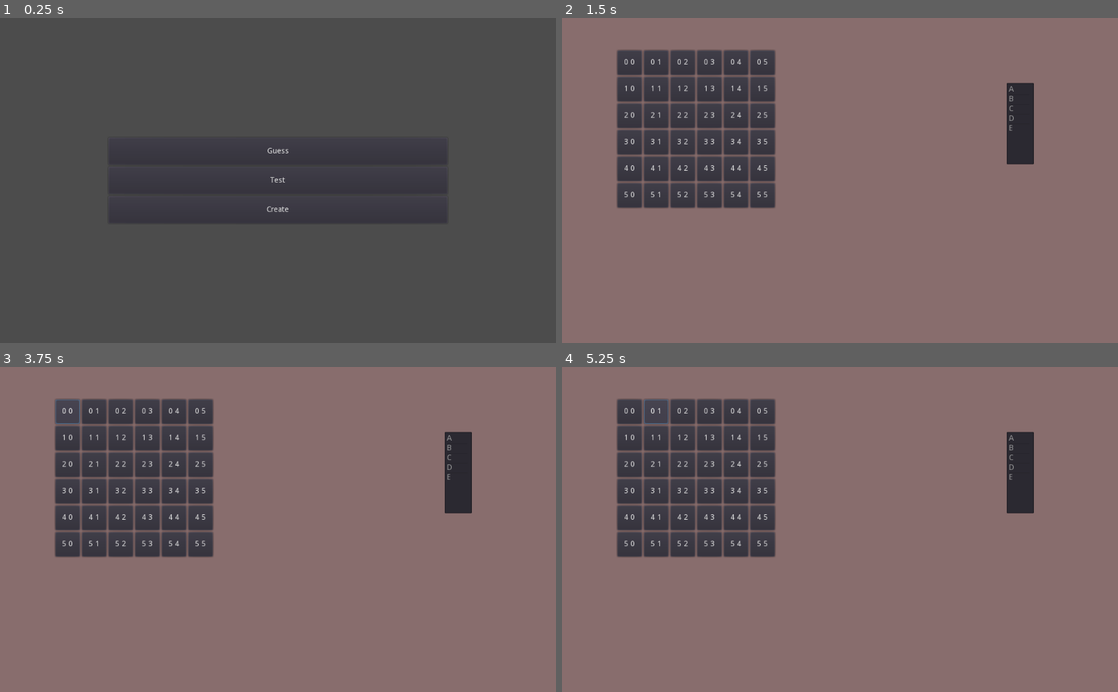
Above: before the commit, frames 1-4 (two rows, left to right).
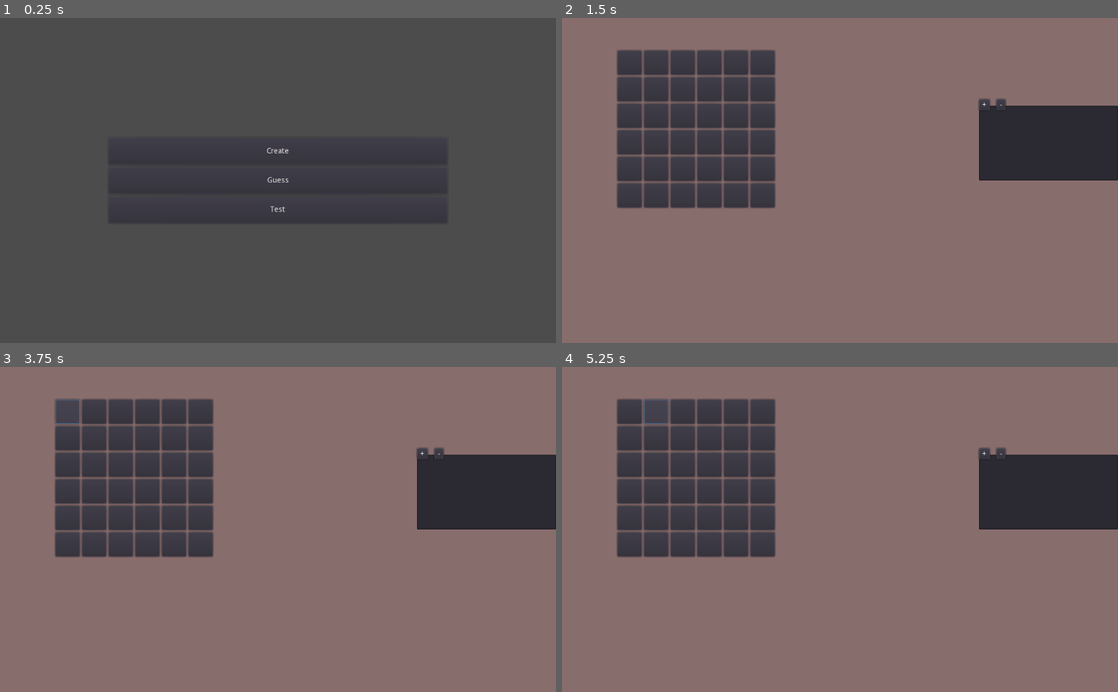
Above: after the commit, the same moments.

Repository: faubes/patterns-2
Game: Godot game, scene res://Scenes/start.tscn
Two runs of this game, one before a commit and one after it. Both use one fixed random seed, a clock stepped at 60 frames per second and the inputs below.
Inputs (mouse positions are in pixels of both pictures, inside the frame that each line leads up to):
- Up to frame 1 (0.25 s): no input
- Up to frame 2 (1.5 s): click "Guess" at 0.5 s; click "Create" at 1.25 s
- Up to frame 3 (3.75 s): click (422, 454) at 2 s, where only the run after the commit has a clickable "+"; click (439, 454) at 2.75 s, where only the run after the commit has a clickable "-"; click (66, 412) at 3.5 s, where only the run before the commit has a clickable "0 0"
- Up to frame 4 (5.25 s): click (628, 412) at 4.27 s; click (656, 412) at 5 s, where only the run before the commit has a clickable "0 1"

The runs differ from the first frame. In frame 1, 0.1% of the frame differs, in the area x 48-52%, y 39-60%; in frame 2, 5.8%; in frame 3, 5.8%, in the area x 11-100%, y 12-56%; in frame 4, 5.8%.

Commit message:
Wiring up Create screen UI with design & language

Diff:
--- a/Scenes/start.tscn
+++ b/Scenes/start.tscn
@@ -23,10 +23,20 @@
 "_edit_use_anchors_": false
 }
 
-[node name="Guess" type="Button" parent="VBoxContainer"]
+[node name="Create" type="Button" parent="VBoxContainer"]
 margin_top = 121.0
 margin_right = 624.0
 margin_bottom = 171.0
+rect_min_size = Vector2( 100, 50 )
+text = "Create"
+__meta__ = {
+"_edit_use_anchors_": false
+}
+
+[node name="Guess" type="Button" parent="VBoxContainer"]
+margin_top = 175.0
+margin_right = 624.0
+margin_bottom = 225.0
 rect_min_size = Vector2( 100, 50 )
 text = "Guess"
 __meta__ = {
@@ -34,27 +44,15 @@
 }
 
 [node name="Test" type="Button" parent="VBoxContainer"]
-margin_top = 175.0
+margin_top = 229.0
 margin_right = 624.0
-margin_bottom = 225.0
+margin_bottom = 279.0
 rect_min_size = Vector2( 100, 50 )
 text = "Test"
 __meta__ = {
 "_edit_use_anchors_": false
 }
-
-[node name="Create" type="Button" parent="VBoxContainer"]
-margin_top = 229.0
-margin_right = 624.0
-margin_bottom = 279.0
-rect_min_size = Vector2( 100, 50 )
-text = "Create"
-
-[node name="PopupMenu" type="PopupMenu" parent="VBoxContainer"]
-margin_top = 244.0
-margin_right = 624.0
-margin_bottom = 264.0
+[connection signal="pressed" from="VBoxContainer/Create" to="." method="_on_Create_pressed"]
 [connection signal="pressed" from="VBoxContainer/Guess" to="." method="_on_Guess_pressed"]
 [connection signal="pressed" from="VBoxContainer/Test" to="." method="_on_Guess_pressed"]
 [connection signal="pressed" from="VBoxContainer/Test" to="." method="_on_Test_pressed"]
-[connection signal="pressed" from="VBoxContainer/Create" to="." method="_on_Create_pressed"]
--- a/Scripts/Core/design.gd
+++ b/Scripts/Core/design.gd
@@ -47,6 +47,9 @@
 
 func get_dimensions() -> Vector2:
 	return grid.get_dimensions()
+
+func get_default_dimensions() -> Vector2:
+	return Vector2(grid.DEFAULT_SIZE, grid.DEFAULT_SIZE)
 
 func get_language():
 	return language
--- a/Scripts/UI/board.gd
+++ b/Scripts/UI/board.gd
@@ -5,13 +5,15 @@
 onready var button = load("res://Scripts/UI/PatternButton.gd")
 
 var Design = load('res://Scripts/Core/design.gd')
-var design:Design
+var design : Design
+
+func _init(_d : Design):
+	design = _d
 
 func _ready():
-	design = Design.new()
 	board = MarginContainer.new()
 	grid = GridContainer.new()
-	grid.set_columns(design.get_dimensions().y)
+	grid.set_columns(design.get_default_dimensions().y)
 	board.add_child(grid)
 	get_parent().add_child(board)
 
@@ -33,6 +35,6 @@
 			for j in range(design.get_dimensions().y):
 				var b = button.new()
 				b.add_to_group("Persist")
-				b.text = str(i) + " " + str(j)
+				b.text = ""
 				b.position = Vector2(i,j)
 				grid.add_child(b)
--- a/Scripts/UI/create.gd
+++ b/Scripts/UI/create.gd
@@ -2,10 +2,16 @@
 
 var B := load("res://Scripts/UI/board.gd")
 var P := load("res://Scripts/UI/palette.gd")
+var Design = load("res://Scripts/Core/design.gd")
+var Language = load("res://Scripts/Core/language.gd")
 
-var palette_node
-var board_node
+var design
+var palette
+var board
 func _ready():
+
+	design = Design.new()
+
 	var screen = MarginContainer.new()
 	screen.anchor_top = 0.5
 	screen.anchor_bottom = 0.5
@@ -16,12 +22,12 @@
 	#screen.margin_bottom = 0.2*get_viewport_rect().size.y
 	#screen.margin_right = 0.2*get_viewport_rect().size.x
 	add_child(screen)
-	board_node = B.new()
-	screen.add_child(board_node)
-	#var test = board_node._save()
+	board = B.new(design)
+	screen.add_child(board)
+	#var test = board._save()
 	#print(test)
-	palette_node = P.new()
-	screen.add_child(palette_node)
+	palette = P.new(design.get_language())
+	screen.add_child(palette)
 
 func on_select_char(_event):
-	pass
+	print(_event.to_string())
--- a/Scripts/UI/palette.gd
+++ b/Scripts/UI/palette.gd
@@ -1,38 +1,68 @@
 extends Node
 
-onready var palette : MarginContainer
-onready var l : ItemList
+onready var palette : VSplitContainer
+onready var controlContainer : HSplitContainer
+onready var list : ItemList
+onready var addSymbolLineEdit : LineEdit
+onready var addButton : Button
+onready var removeButton : Button
+
+var Language = load('res://Scripts/Core/language.gd')
+
+var lang : Language
+
+func _init(_l : Language):
+	lang = _l
 
 # Called when the node enters the scene tree for the first time.
 func _ready():
-	palette = MarginContainer.new()
 
+	palette = VSplitContainer.new()
+	controlContainer = HSplitContainer.new()
 	print(get_viewport().size)
-	palette.set_position(Vector2.ZERO)
+	palette.set_position(Vector2(get_viewport().size.x * 0.75, get_viewport().size.y * 0.25))
 	palette.rect_size = 0.25 * get_viewport().size
-	palette.anchor_left = 0.8
-	palette.anchor_right = 0.8
-	palette.anchor_top = 0.8
-	palette.anchor_bottom = 0.2
-	#palette.margin_left = 20
-	palette.margin_right = 50
-	#palette.margin_top = 20
-	#palette.margin_bottom = -20
 
-	l = ItemList.new()
-	l.rect_size = 0.3 * get_viewport().size
-	l.add_item("A")
-	l.add_item("B")
-	l.add_item("C")
-	l.add_item("D")
-	l.add_item("E")
-	l.set_size(Vector2(150,150))
+	list = ItemList.new()
+	#list.rect_size = 0.3 * get_viewport().size
+	list.set_size(Vector2(150,150))
 
-	palette.add_child(l)
-	print(palette)
+	_load_symbols()
+
+	palette.add_child(list)
+
+	addSymbolLineEdit = LineEdit.new()
+
+	addButton = Button.new()
+	addButton.text = "+"
+	addButton.connect("pressed", self, "_onAddButtonPressed")
+	removeButton = Button.new()
+	removeButton.text = "-"
+	removeButton.connect("pressed", self, "_onRemoveButtonPressed")
+
+	#print(palette)
+
+	palette.add_child(list)
+	palette.add_child(addSymbolLineEdit)
+	controlContainer.add_child(addButton)
+	controlContainer.add_child(removeButton)
+	palette.add_child(controlContainer)
+
+	print("Adding palette")
 	add_child(palette)
-	print("Adding palette")
 
+func _load_symbols():
+	if lang:
+		for item in lang.get_symbols():
+			add_to_palette(item)
+
+func _onAddButtonPressed():
+	var s = addSymbolLineEdit.text
+	if (s.length() == 1):
+		add_to_palette(s)
+
+func _onRemoveButtonPressed():
+	pass
 
 func add_to_palette(s : String):
-	l.add_item(s)
+	list.add_item(s)
